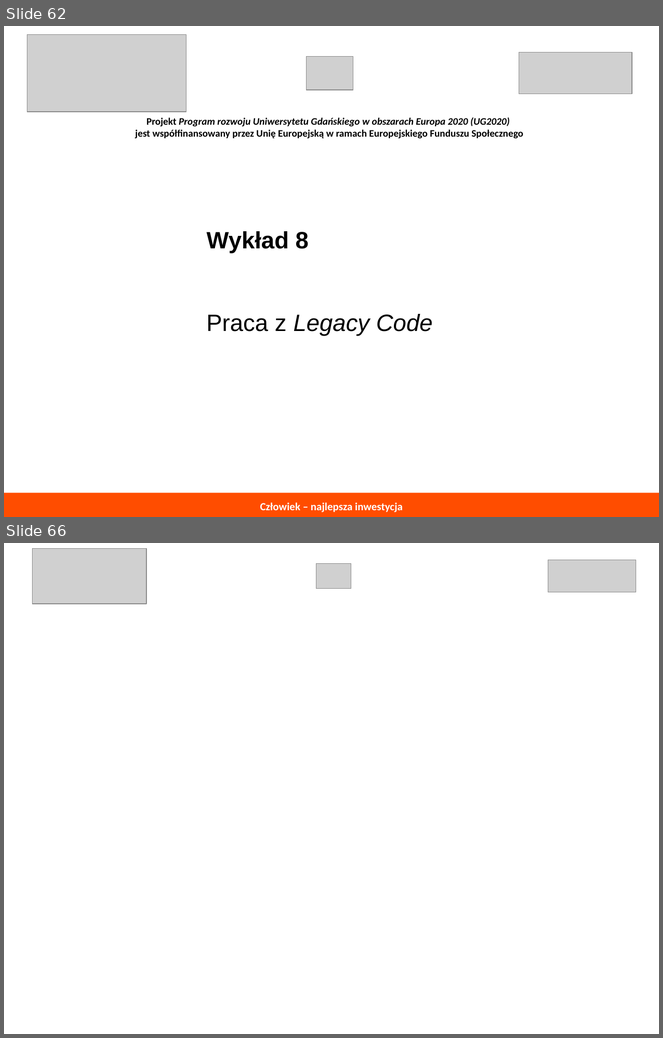
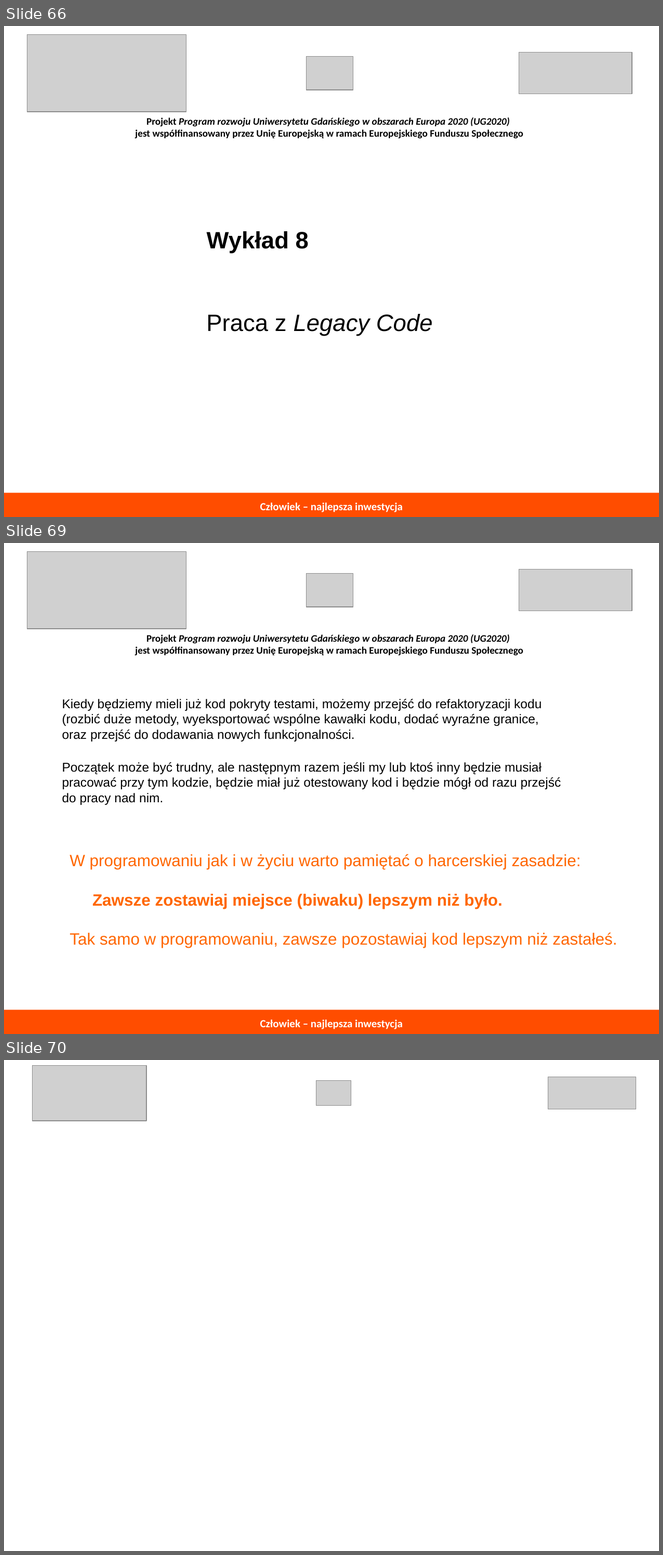
Before and after one commit to ljadanowski/syllabus-testowanie-aplikacji, a slide deck: todo/konspekt_wykladu.odp. Shown one above the other, each under a label of ours: slides 62 and 66 before the commit, slides 66, 69 and 70 after it; the slides between them are not shown. The pictures are 663x1038 and 663x1555 pixels, drawn with LibreOffice and Linux fonts; fonts in the diff are those of the drawing; grey boxes stand for pictures. Boxes give left, top, right and bottom in pixels: in the first picture for what was removed or moved away, otherwise in the second. Text is boxed around its words. In the diff, an @@ line names an element or a change of style, - is before the commit and + after.

```diff
--- a/todo/konspekt_wykladu.odp
+++ b/todo/konspekt_wykladu.odp
@@ slide 69 added at <box>4,543,659,1034</box>, background #FFFFFF @@
@@ group added at <box>27,551,632,656</box>: 3 pictures, 1 text @@
+Projekt Program rozwoju Uniwersytetu Gdańskiego w obszarach Europa 2020 (UG2020)
+jest współfinansowany przez Unię Europejską w ramach Europejskiego Funduszu Społecznego
@@ text added at <box>62,699,561,805</box>, 14 pt, text #000000 @@
+Kiedy będziemy mieli już kod pokryty testami, możemy przejść do refaktoryzacji kodu
+(rozbić duże metody, wyeksportować wspólne kawałki kodu, dodać wyraźne granice,
+oraz przejść do dodawania nowych funkcjonalności.
+Początek może być trudny, ale następnym razem jeśli my lub ktoś inny będzie musiał
+pracować przy tym kodzie, będzie miał już otestowany kod i będzie mógł od razu przejść
+do pracy nad nim.
@@ text added at <box>70,854,617,948</box>, 18 pt, text #FF6600 @@
+W programowaniu jak i w życiu warto pamiętać o harcerskiej zasadzie:
+Zawsze zostawiaj miejsce (biwaku) lepszym niż było.
+Tak samo w programowaniu, zawsze pozostawiaj kod lepszym niż zastałeś.
@@ rectangle added at <box>4,1010,659,1034</box>, fill #FF4D00, 12 pt, text #FFFFFF, bold @@
+Człowiek – najlepsza inwestycja
@@ what was slide 62 is now slide 66 @@
@@ what was slide 66 is now slide 70 @@
```
Also in this commit, not shown: 4 slides changed, 3 other slides added, 1 other file.
